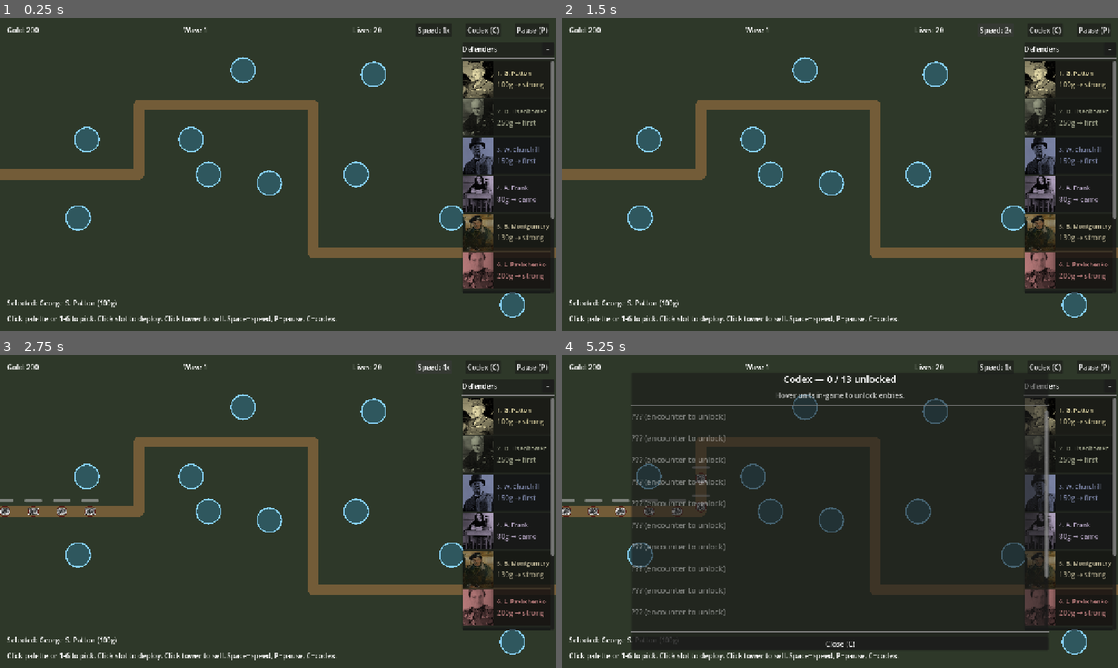
Above: before the commit, frames 1-4 (two rows, left to right).
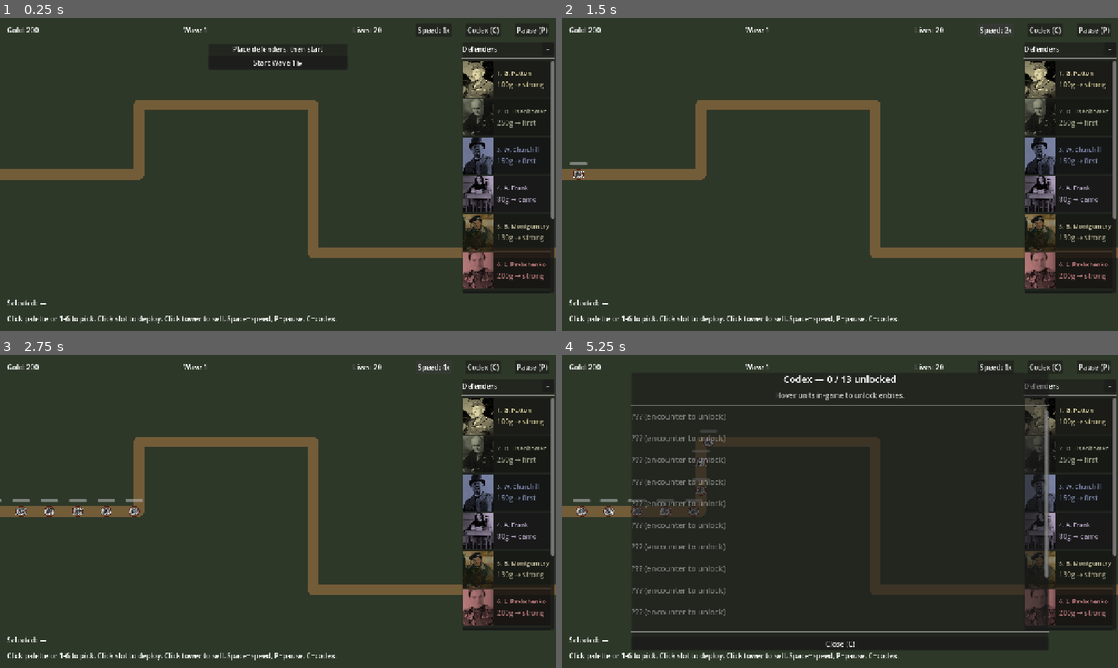
Above: after the commit, the same moments.

Repository: Josh-Buck/wwii-td
Game: Godot game, scene res://scenes/main/Main.tscn
Same seed, same stepped clock (60 frames per second), same inputs: the game is played once before the commit and once after it.
Inputs (mouse positions are in pixels of both pictures, inside the frame that each line leads up to):
- Up to frame 1 (0.25 s): no input
- Up to frame 2 (1.5 s): click (840, 61) at 0.5 s, where only the run after the commit has a clickable "Start Wave 1 ▶"; click "Speed: 1x" at 1.25 s
- Up to frame 3 (2.75 s): click "Speed: 2x" at 2 s
- Up to frame 4 (5.25 s): click "Speed: 4x" at 2.75 s; click "Codex (C)" at 3.5 s; click "−" at 4.25 s; click "◂" at 5 s

The runs differ from the first frame. In frame 1, 4.1% of the frame differs, in the area x 7-95%, y 9-96%; in frame 2, 3.1%; in frame 3, 3.7%; in frame 4, 1.7%.

Commit message:
free placement + button-driven wave start

Diff:
--- a/autoload/EventBus.gd
+++ b/autoload/EventBus.gd
@@ -38,3 +38,6 @@
 signal bond_matured(bond: Resource, payout: int)
 signal stock_prices_walked  ## fired after StockMarket recomputes each wave
 signal shares_changed(stock: Resource, new_count: int)
+
+# Wave start (button-driven)
+signal start_wave_requested  ## HUD asks Map to start the next wave
--- a/scenes/map/Map.gd
+++ b/scenes/map/Map.gd
@@ -18,6 +18,15 @@
 
 var slots: Array = []
 var selected_tower_stats: TowerStats = null
+
+const _GHOST_SCENE: PackedScene = preload("res://scenes/towers/PlacementGhost.tscn")
+const _PATH_CLEARANCE: float = 36.0  ## minimum px from path centreline
+const _TOWER_CLEARANCE: float = 56.0 ## minimum px between towers
+const _MAP_MARGIN: float = 32.0      ## keep towers off the screen edge
+
+var _placement_ghost: Node = null
+var _placement_active: bool = false
+var _path_baked_points: PackedVector2Array
 
 func _ready() -> void:
 	# Fallback bindings: if scene-level exports didn't populate (typed
@@ -62,62 +71,125 @@
 	EventBus.tower_placed.connect(_on_tower_placed_for_synergy)
 	EventBus.tower_sold.connect(_on_tower_sold_for_synergy)
 
-	# Default M1: auto-select the first tower; 1-4 hotkeys swap.
-	if available_towers.size() > 0:
-		_select_tower_index(0)
-
-	# Hook up slots. Use signal-based detection so robustness doesn't
-	# depend on class_name resolving correctly.
-	for slot in slots_container.get_children():
-		if slot is Area2D and slot.has_signal("slot_clicked"):
-			slots.append(slot)
-			slot.slot_clicked.connect(_on_slot_clicked)
+	# Bake path points once for placement validation.
+	if path and path.curve:
+		_path_baked_points = path.curve.get_baked_points()
+
+	# Hide legacy placement slots; free placement replaces the slot system.
+	if slots_container:
+		slots_container.visible = false
+
+	# Free placement input requires Map to receive input even when paused.
+	process_mode = Node.PROCESS_MODE_ALWAYS
 
 	EventBus.tower_palette_pick.connect(_select_tower_index)
+	EventBus.start_wave_requested.connect(_on_start_wave_requested)
 	EventBus.map_ready.emit(available_towers)
 
-	# Auto-start first wave after a short lead-in.
-	await get_tree().create_timer(2.0).timeout
-	if GameState.run_active:
-		wave_director.start_next_wave()
+	# Wave 1 no longer auto-starts; HUD's Start Wave button drives it.
 
 func _input(event: InputEvent) -> void:
-	if not (event is InputEventKey and event.pressed and not event.echo):
-		return
-	var idx := -1
-	match event.keycode:
-		KEY_1: idx = 0
-		KEY_2: idx = 1
-		KEY_3: idx = 2
-		KEY_4: idx = 3
-		KEY_5: idx = 4
-		KEY_6: idx = 5
-		KEY_7: idx = 6
-		KEY_8: idx = 7
-		KEY_9: idx = 8
-	if idx >= 0 and idx < available_towers.size():
-		_select_tower_index(idx)
+	# Hotkey selection (1-9 picks from palette)
+	if event is InputEventKey and event.pressed and not event.echo:
+		var idx := -1
+		match event.keycode:
+			KEY_1: idx = 0
+			KEY_2: idx = 1
+			KEY_3: idx = 2
+			KEY_4: idx = 3
+			KEY_5: idx = 4
+			KEY_6: idx = 5
+			KEY_7: idx = 6
+			KEY_8: idx = 7
+			KEY_9: idx = 8
+			KEY_ESCAPE:
+				_exit_placement_mode()
+				return
+		if idx >= 0 and idx < available_towers.size():
+			_select_tower_index(idx)
+			return
+
+	# Placement input — only meaningful when in placement mode.
+	if not _placement_active or _placement_ghost == null:
+		return
+	if event is InputEventMouseMotion:
+		_placement_ghost.global_position = get_global_mouse_position()
+		_placement_ghost.set_valid(_is_valid_placement(_placement_ghost.global_position))
+	elif event is InputEventMouseButton and event.pressed:
+		if event.button_index == MOUSE_BUTTON_RIGHT:
+			_exit_placement_mode()
+			get_viewport().set_input_as_handled()
+		elif event.button_index == MOUSE_BUTTON_LEFT:
+			var pos := get_global_mouse_position()
+			if _is_valid_placement(pos) and selected_tower_stats and GameState.gold >= selected_tower_stats.cost:
+				_place_tower_at(pos, selected_tower_stats)
+				get_viewport().set_input_as_handled()
 
 func _select_tower_index(idx: int) -> void:
 	if idx < 0 or idx >= available_towers.size():
 		return
 	selected_tower_stats = available_towers[idx]
 	EventBus.tower_selection_changed.emit(selected_tower_stats)
-
-func _on_slot_clicked(slot) -> void:
-	if selected_tower_stats == null:
-		return
-	if slot.occupied():
-		return
-	if not GameState.spend_gold(selected_tower_stats.cost):
+	_enter_placement_mode(selected_tower_stats)
+
+func _enter_placement_mode(stats: Resource) -> void:
+	_exit_placement_mode()
+	if stats == null:
+		return
+	_placement_active = true
+	_placement_ghost = _GHOST_SCENE.instantiate()
+	_placement_ghost.set_stats(stats)
+	_placement_ghost.global_position = get_global_mouse_position()
+	_placement_ghost.set_valid(_is_valid_placement(_placement_ghost.global_position))
+	add_child(_placement_ghost)
+
+func _exit_placement_mode() -> void:
+	_placement_active = false
+	if _placement_ghost and is_instance_valid(_placement_ghost):
+		_placement_ghost.queue_free()
+	_placement_ghost = null
+
+func _place_tower_at(pos: Vector2, stats: Resource) -> void:
+	if not GameState.spend_gold(stats.cost):
 		return
 	var tower = tower_scene.instantiate()
-	tower.stats = selected_tower_stats
-	tower.owning_slot = slot
-	tower.global_position = slot.global_position
+	tower.stats = stats
+	tower.global_position = pos
 	towers_container.add_child(tower)
-	slot.set_tower(tower)
 	EventBus.tower_placed.emit(tower)
+	# Refresh ghost validity at the new spot (tower-too-close check now applies).
+	if _placement_ghost and is_instance_valid(_placement_ghost):
+		_placement_ghost.set_valid(_is_valid_placement(_placement_ghost.global_position))
+
+func _is_valid_placement(pos: Vector2) -> bool:
+	if pos.x < _MAP_MARGIN or pos.x > 1280.0 - _MAP_MARGIN:
+		return false
+	if pos.y < _MAP_MARGIN or pos.y > 720.0 - _MAP_MARGIN:
+		return false
+	if _distance_to_path(pos) < _PATH_CLEARANCE:
+		return false
+	for tw in get_tree().get_nodes_in_group("towers"):
+		if not is_instance_valid(tw):
+			continue
+		if pos.distance_to(tw.global_position) < _TOWER_CLEARANCE:
+			return false
+	return true
+
+func _distance_to_path(pos: Vector2) -> float:
+	if _path_baked_points.is_empty():
+		return 9999.0
+	var min_d: float = 9999.0
+	for p in _path_baked_points:
+		var d: float = pos.distance_to(p)
+		if d < min_d:
+			min_d = d
+	return min_d
+
+func _on_start_wave_requested() -> void:
+	if not GameState.run_active:
+		return
+	if wave_director.has_more_waves():
+		wave_director.start_next_wave()
 
 func _on_wave_ended(idx: int) -> void:
 	if not GameState.run_active:
@@ -125,16 +197,12 @@
 	if not wave_director.has_more_waves():
 		return  # all_waves_completed signal fires elsewhere
 	if idx == 0:
-		# Wave 1 just ended; no shop yet. Brief breather then continue.
-		await get_tree().create_timer(2.5).timeout
-		if GameState.run_active:
-			wave_director.start_next_wave()
-		return
-	# Shop phase: open the war room and wait for player to advance.
+		# Wave 1 just ended; no shop yet. HUD's Start Wave button drives advance.
+		return
+	# Shop phase for waves 2+: open the war room and wait for player.
 	EventBus.shop_opened.emit(available_bonds)
 	await EventBus.shop_closed
-	if GameState.run_active and wave_director.has_more_waves():
-		wave_director.start_next_wave()
+	# After shop closes, control returns; HUD's Start Wave button starts next.
 
 func _on_all_waves_completed() -> void:
 	if GameState.run_active:
--- /dev/null
+++ b/scenes/towers/PlacementGhost.gd
@@ -0,0 +1,37 @@
+class_name PlacementGhost extends Node2D
+
+var stats: Resource = null
+var is_valid: bool = true
+
+const RADIUS: float = 30.0
+
+func set_stats(s: Resource) -> void:
+	stats = s
+	queue_redraw()
+
+func set_valid(v: bool) -> void:
+	if is_valid != v:
+		is_valid = v
+		queue_redraw()
+
+func _draw() -> void:
+	if stats == null:
+		return
+	var base_color: Color = stats.color
+	var fill: Color = base_color
+	fill.a = 0.45
+	if not is_valid:
+		fill = Color(1.0, 0.25, 0.25, 0.45)
+	draw_circle(Vector2.ZERO, RADIUS, fill)
+	draw_arc(Vector2.ZERO, RADIUS, 0, TAU, 32, base_color.darkened(0.4), 2.0)
+	# Range preview ring
+	var range_color: Color = Color(1, 1, 1, 0.55)
+	if not is_valid:
+		range_color = Color(1, 0.4, 0.4, 0.55)
+	draw_arc(Vector2.ZERO, stats.range_px, 0, TAU, 64, range_color, 1.5)
+	# Aura preview ring (for aura towers)
+	if stats.aura_radius > 0:
+		draw_arc(Vector2.ZERO, stats.aura_radius, 0, TAU, 64, Color(1, 0.95, 0.5, 0.40), 1.0)
+	if not is_valid:
+		draw_line(Vector2(-12, -12), Vector2(12, 12), Color(1, 0.2, 0.2), 3.0)
+		draw_line(Vector2(-12, 12), Vector2(12, -12), Color(1, 0.2, 0.2), 3.0)
--- /dev/null
+++ b/scenes/towers/PlacementGhost.tscn
@@ -0,0 +1,6 @@
+[gd_scene load_steps=2 format=3]
+
+[ext_resource type="Script" path="res://scenes/towers/PlacementGhost.gd" id="1"]
+
+[node name="PlacementGhost" type="Node2D"]
+script = ExtResource("1")
--- a/scenes/ui/HUD.gd
+++ b/scenes/ui/HUD.gd
@@ -31,6 +31,11 @@
 @onready var sidebar_tab: Button = $TowerSidebarTab
 @onready var wave_preview_panel: PanelContainer = $WavePreviewPanel
 @onready var wave_preview_label: Label = $WavePreviewPanel/Label
+@onready var start_wave_panel: PanelContainer = $StartWavePanel
+@onready var start_wave_btn: Button = $StartWavePanel/VBox/StartWaveButton
+
+var _wave_in_progress: bool = false
+var _waves_completed: int = 0
 @onready var def_info_panel: PanelContainer = $DefenderInfoPanel
 @onready var def_name: Label = $DefenderInfoPanel/VBox/HeaderRow/NameLabel
 @onready var def_close_btn: Button = $DefenderInfoPanel/VBox/HeaderRow/CloseButton
@@ -116,6 +121,15 @@
 	EventBus.tower_sold.connect(_refresh_wave_preview_after_sell)
 	EventBus.wave_started.connect(_refresh_wave_preview_after_wave)
 	EventBus.wave_ended.connect(_refresh_wave_preview_after_wave)
+	# Start Wave button drives wave advance (replaces auto-start timer).
+	start_wave_btn.pressed.connect(_on_start_wave_btn_pressed)
+	EventBus.wave_started.connect(_on_wave_started_for_btn)
+	EventBus.wave_ended.connect(_on_wave_ended_for_btn)
+	EventBus.run_started.connect(_on_run_started_for_btn)
+	EventBus.run_ended.connect(_on_run_ended_for_btn)
+	EventBus.shop_opened.connect(_on_shop_opened_for_btn)
+	EventBus.shop_closed.connect(_on_shop_closed_for_btn)
+	_refresh_start_wave_btn()
 	shop_panel.visible = false
 	shop_next_btn.pressed.connect(_on_shop_next_pressed)
 	EventBus.shop_opened.connect(_on_shop_opened)
@@ -410,6 +424,49 @@
 		wave_preview_label.text = "Next wave: %s" % wd.get_next_wave_summary()
 		wave_preview_panel.visible = true
 
+func _on_start_wave_btn_pressed() -> void:
+	EventBus.start_wave_requested.emit()
+
+func _on_wave_started_for_btn(_idx: int) -> void:
+	_wave_in_progress = true
+	_refresh_start_wave_btn()
+
+func _on_wave_ended_for_btn(idx: int) -> void:
+	_wave_in_progress = false
+	_waves_completed = idx + 1
+	_refresh_start_wave_btn()
+
+func _on_run_started_for_btn() -> void:
+	_wave_in_progress = false
+	_waves_completed = 0
+	_refresh_start_wave_btn()
+
+func _on_run_ended_for_btn(_v: bool) -> void:
+	_wave_in_progress = false
+	start_wave_panel.visible = false
+
+func _on_shop_opened_for_btn(_b: Array) -> void:
+	# While shop is open, hide the start button; shop's Next Wave button drives advance.
+	start_wave_panel.visible = false
+
+func _on_shop_closed_for_btn() -> void:
+	# Map auto-emits start_wave_requested via shop's Next Wave button now? No —
+	# shop's Next Wave just closes the panel. We re-show the start button so the
+	# player can place towers between shop close and the next wave.
+	_refresh_start_wave_btn()
+
+func _refresh_start_wave_btn() -> void:
+	if not GameState.run_active:
+		start_wave_panel.visible = false
+		return
+	if _wave_in_progress:
+		start_wave_panel.visible = false
+		return
+	# Determine which wave is next.
+	var next_wave_num: int = _waves_completed + 1
+	start_wave_btn.text = "Start Wave %d ▶" % next_wave_num
+	start_wave_panel.visible = true
+
 func _short_figure_name(full: String) -> String:
 	var parts := full.split(" ")
 	if parts.size() <= 1:
@@ -520,6 +577,9 @@
 func _on_shop_next_pressed() -> void:
 	shop_panel.visible = false
 	EventBus.shop_closed.emit()
+	# Immediately start the next wave (shop's Next Wave is the wave-trigger
+	# during the shop phase). For Wave 2+ this matches the user's expectation.
+	EventBus.start_wave_requested.emit()
 
 func _refresh_shop_bonds() -> void:
 	for c in shop_bonds_container.get_children():
--- a/scenes/ui/HUD.tscn
+++ b/scenes/ui/HUD.tscn
@@ -112,6 +112,22 @@
 mouse_filter = 2
 text = "Next wave: ?"
 
+[node name="StartWavePanel" type="PanelContainer" parent="."]
+offset_left = 480.0
+offset_top = 60.0
+offset_right = 800.0
+offset_bottom = 120.0
+
+[node name="VBox" type="VBoxContainer" parent="StartWavePanel"]
+theme_override_constants/separation = 4
+
+[node name="Label" type="Label" parent="StartWavePanel/VBox"]
+text = "Place defenders, then start"
+horizontal_alignment = 1
+
+[node name="StartWaveButton" type="Button" parent="StartWavePanel/VBox"]
+text = "Start Wave 1 ▶"
+
 [node name="DefenderInfoPanel" type="PanelContainer" parent="."]
 visible = false
 offset_left = 736.0
